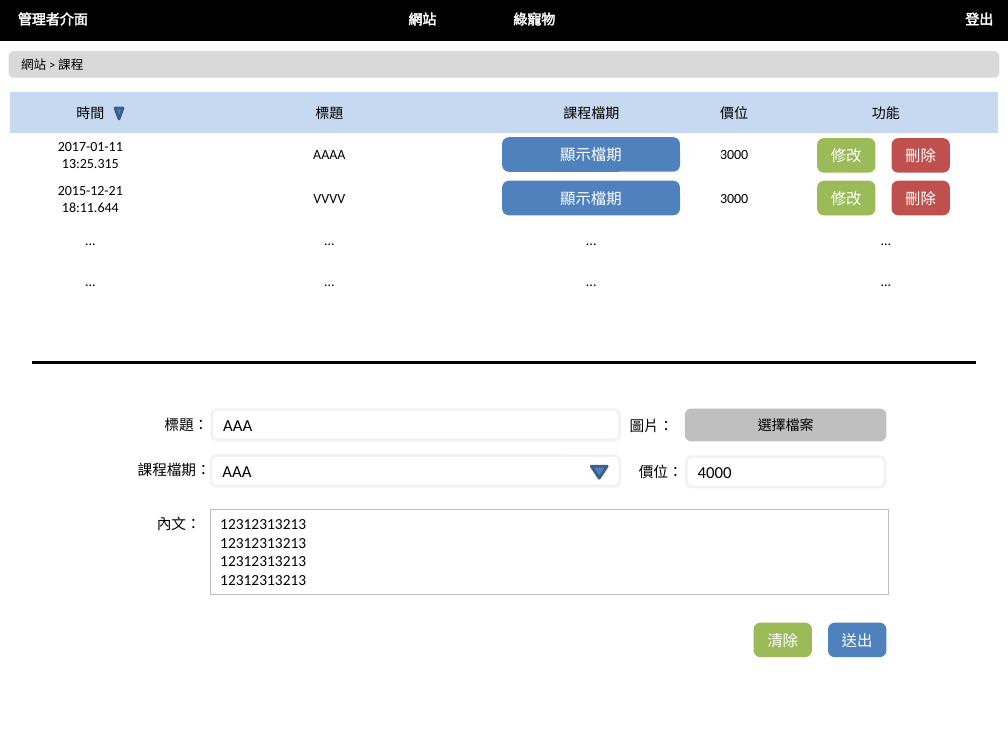
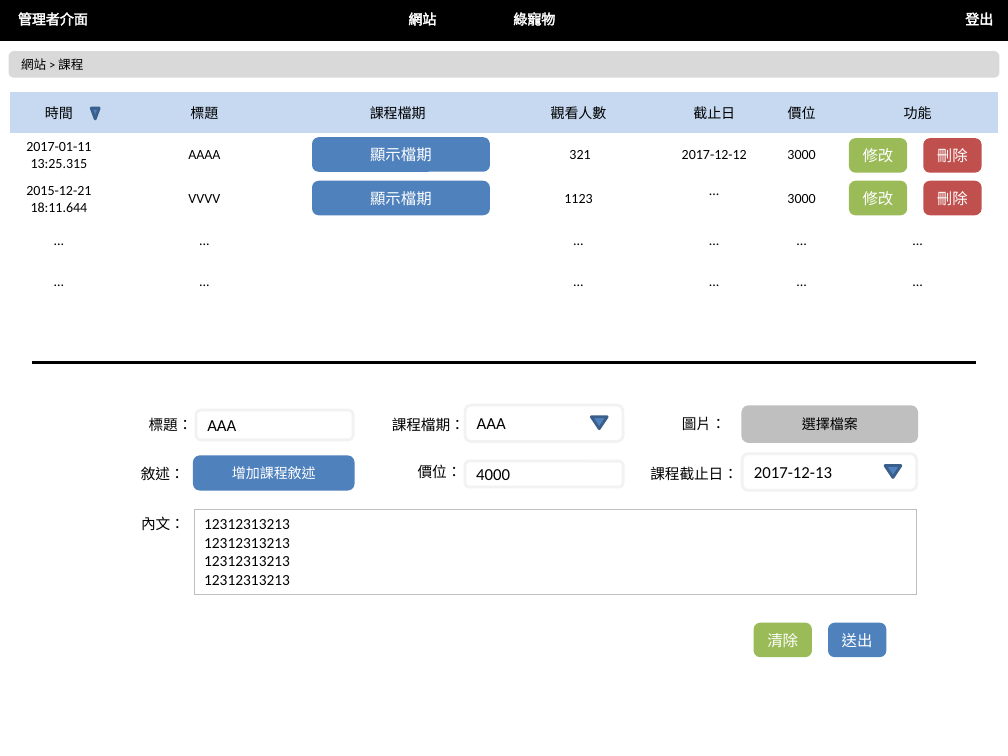
Before and after one commit to nexstar/XMind, a slide deck: slide 14 of 最終後台版型.pptx. Drawn at 1008x756 pixels with LibreOffice and Linux fonts; fonts in the diff are those of the drawing. Boxes give left, top, right and bottom in pixels: in the first picture for what was removed or moved away, otherwise in the second. Text is boxed around its words. In the diff, an @@ line names an element or a change of style, - is before the commit and + after.

```diff
--- a/最終後台版型.pptx
+++ b/最終後台版型.pptx
@@ table at [10,93,998,302] @@
-column 3: 課程檔期 |  |  | ... | ...
-column 4: 價位 | 3000 | 3000 |  | 
+column 3: 課程檔期 |  |  |  | 
+column 4: 觀看人數 | 321 | 1123 | ... | ...
+column 5: 截止日 | 2017-12-12 | ... | ... | ...
+column 6: 價位 | 3000 | 3000 | ... | ...
@@ triangle: place and size @@
-triangle at [115,108,123,119]
+triangle at [92,108,100,119]
@@ rounded rectangle "顯示檔期": place and size @@
-rounded rectangle "顯示檔期" at [504,139,679,170]
+rounded rectangle "顯示檔期" at [313,139,489,170]
@@ rounded rectangle "修改": place and size @@
-rounded rectangle "修改" at [818,139,874,170]
+rounded rectangle "修改" at [851,139,906,170]
@@ rounded rectangle "刪除": place and size @@
-rounded rectangle "刪除" at [893,139,949,170]
+rounded rectangle "刪除" at [924,139,980,170]
@@ rounded rectangle "顯示檔期": place and size @@
-rounded rectangle "顯示檔期" at [504,182,679,214]
+rounded rectangle "顯示檔期" at [313,182,489,214]
@@ rounded rectangle "修改": place and size @@
-rounded rectangle "修改" at [818,182,874,214]
+rounded rectangle "修改" at [851,182,906,214]
@@ rounded rectangle "刪除": place and size @@
-rounded rectangle "刪除" at [893,182,949,214]
+rounded rectangle "刪除" at [924,182,980,214]
@@ text "標題：": place and size @@
-text "標題：" at [164,417,208,431]
+text "標題：" at [149,417,193,431]
@@ rounded rectangle "AAA": place and size @@
-rounded rectangle "AAA" at [212,409,620,439]
+rounded rectangle "AAA" at [196,410,353,440]
@@ text "課程檔期：": place and size @@
-text "課程檔期：" at [138,462,211,476]
+text "課程檔期：" at [392,417,465,431]
@@ rounded rectangle "AAA": place and size @@
-rounded rectangle "AAA" at [211,456,619,486]
+rounded rectangle "AAA" at [465,405,623,442]
@@ triangle: place and size @@
-triangle at [592,467,608,479]
+triangle at [592,416,608,428]
@@ text "圖片：": place and size @@
-text "圖片：" at [630,418,674,432]
+text "圖片：" at [682,416,726,430]
@@ rounded rectangle "選擇檔案": place and size @@
-rounded rectangle "選擇檔案" at [686,410,885,440]
+rounded rectangle "選擇檔案" at [743,406,917,442]
@@ text added at [141,466,185,481], 10.5 pt, text #000000 @@
+敘述：
@@ rounded rectangle added at [195,457,353,489], fill #4F81BD, outline #4F81BD 2 pt, 10 pt, text #FFFFFF @@
+增加課程敘述
@@ text "價位：": place and size @@
-text "價位：" at [639,464,683,479]
+text "價位：" at [418,464,462,478]
@@ rounded rectangle "4000": place and size @@
-rounded rectangle "4000" at [686,457,885,487]
+rounded rectangle "4000" at [465,461,623,487]
@@ text added at [650,466,738,480], 10.5 pt, text #000000 @@
+課程截止日：
@@ rounded rectangle added at [742,454,916,490], fill #FFFFFF, outline #F2F2F2 2 pt, 12 pt, text #000000 @@
+2017-12-13
@@ triangle added at [885,466,901,478], fill #4F81BD, outline #3A5F8C 2 pt @@
@@ text "內文：": place and size @@
-text "內文：" at [157,516,201,530]
+text "內文：" at [141,516,185,530]
@@ rectangle "12312313213": place and size @@
-rectangle "12312313213" at [211,509,889,594]
+rectangle "12312313213" at [195,509,917,594]
```
Also in this commit, not shown: 4 other slides changed, 4 other files.
